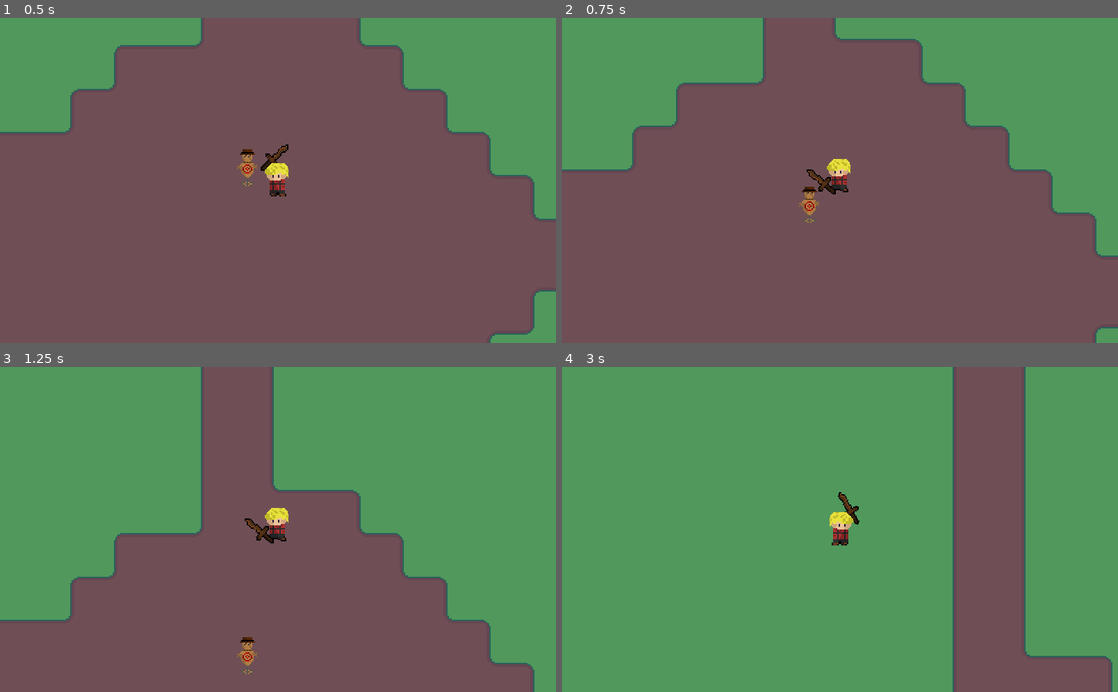
Above: before the commit, frames 1-4 (two rows, left to right).
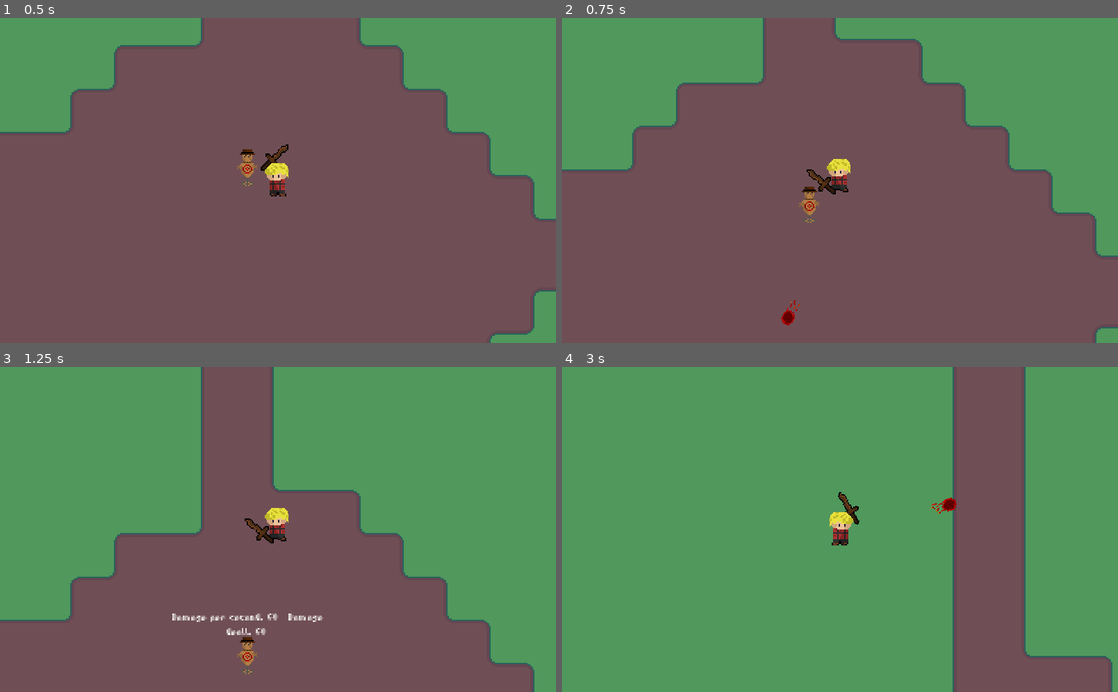
Above: after the commit, the same moments.

Repository: TheNesko/Call_Of_Prime
Game: Godot game, scene res://Bin/WorldScenes/GrassLand.tscn
Same seed, same stepped clock (60 frames per second), same inputs: the game is played once before the commit and once after it.
Inputs (mouse positions are in pixels of both pictures, inside the frame that each line leads up to):
- Up to frame 1 (0.5 s): no input
- Up to frame 2 (0.75 s): tap Enter at 0.5 s; move the mouse to (812, 245) at 0.52 s; hold W (Up) from 0.53 s (still down); hold Q from 0.53 s (still down)
- Up to frame 3 (1.25 s): keep holding W (Up); keep holding Q; tap E at 0.8 s
- Up to frame 4 (3 s): move the mouse to (1006, 578) at 1.27 s; release Q at 1.28 s; tap E at 1.35 s; tap Q at 1.55, 2.85 s; move the mouse to (673, 480) at 2.02 s; release W (Up) at 2.03 s; hold E 2.03-2.78 s; hold A (Left) from 2.03 s (still down); click (673, 480) at 2.1 s; move the mouse to (867, 529) at 2.77 s

Frame 1 is identical in both runs. In frame 2, 0.1% of the frame differs, in the area x 39-43%, y 86-95%; in frame 3, 0.4%, in the area x 31-59%, y 75-83%; in frame 4, 0.1%.

Commit message:
Abilities added

Diff:
--- /dev/null
+++ b/Bin/Scenes/Abilites/CastProjectile.tscn
@@ -0,0 +1,28 @@
+[gd_scene load_steps=4 format=2]
+
+[ext_resource path="res://Bin/Scripts/Abilites/CastProjectile.gd" type="Script" id=1]
+
+[sub_resource type="RectangleShape2D" id=2]
+extents = Vector2( 8, 10 )
+
+[sub_resource type="RectangleShape2D" id=1]
+extents = Vector2( 8, 4 )
+
+[node name="Projectile" type="KinematicBody2D"]
+collision_layer = 512
+collision_mask = 0
+script = ExtResource( 1 )
+
+[node name="Collision" type="CollisionShape2D" parent="."]
+shape = SubResource( 2 )
+
+[node name="HurtBox" type="Area2D" parent="."]
+collision_layer = 4
+collision_mask = 64
+
+[node name="Collision" type="CollisionShape2D" parent="HurtBox"]
+shape = SubResource( 1 )
+
+[node name="Sprite" type="AnimatedSprite" parent="."]
+
+[connection signal="area_entered" from="HurtBox" to="." method="_on_HurtBox"]
--- /dev/null
+++ b/Bin/Scenes/Abilites/FireballProjectile.tres
@@ -0,0 +1,27 @@
+[gd_resource type="SpriteFrames" load_steps=6 format=2]
+
+[ext_resource path="res://Bin/Textures/fireball.png" type="Texture" id=1]
+
+[sub_resource type="AtlasTexture" id=3]
+atlas = ExtResource( 1 )
+region = Rect2( 0, 0, 32, 32 )
+
+[sub_resource type="AtlasTexture" id=4]
+atlas = ExtResource( 1 )
+region = Rect2( 32, 0, 32, 32 )
+
+[sub_resource type="AtlasTexture" id=5]
+atlas = ExtResource( 1 )
+region = Rect2( 64, 0, 32, 32 )
+
+[sub_resource type="AtlasTexture" id=6]
+atlas = ExtResource( 1 )
+region = Rect2( 96, 0, 32, 32 )
+
+[resource]
+animations = [ {
+"frames": [ SubResource( 3 ), SubResource( 4 ), SubResource( 5 ), SubResource( 6 ) ],
+"loop": true,
+"name": "default",
+"speed": 6.0
+} ]
--- /dev/null
+++ b/Bin/Scenes/Effects/ExplosionEffect.tscn
@@ -0,0 +1,36 @@
+[gd_scene load_steps=9 format=2]
+
+[ext_resource path="res://Bin/Textures/giga_wybuche-0002.png" type="Texture" id=1]
+[ext_resource path="res://Bin/Scripts/Explosionscript.gd" type="Script" id=2]
+
+[sub_resource type="AtlasTexture" id=1]
+atlas = ExtResource( 1 )
+region = Rect2( 0, 0, 32, 32 )
+
+[sub_resource type="AtlasTexture" id=2]
+atlas = ExtResource( 1 )
+region = Rect2( 32, 0, 32, 32 )
+
+[sub_resource type="AtlasTexture" id=3]
+atlas = ExtResource( 1 )
+region = Rect2( 64, 0, 32, 32 )
+
+[sub_resource type="AtlasTexture" id=4]
+atlas = ExtResource( 1 )
+region = Rect2( 96, 0, 32, 32 )
+
+[sub_resource type="AtlasTexture" id=5]
+atlas = ExtResource( 1 )
+region = Rect2( 128, 0, 32, 32 )
+
+[sub_resource type="SpriteFrames" id=6]
+animations = [ {
+"frames": [ SubResource( 1 ), SubResource( 2 ), SubResource( 3 ), SubResource( 4 ), SubResource( 5 ) ],
+"loop": false,
+"name": "default",
+"speed": 15.0
+} ]
+
+[node name="ExplosionEffect" type="AnimatedSprite"]
+frames = SubResource( 6 )
+script = ExtResource( 2 )
--- a/Bin/Scenes/Player.tscn
+++ b/Bin/Scenes/Player.tscn
@@ -1,11 +1,14 @@
-[gd_scene load_steps=16 format=2]
+[gd_scene load_steps=19 format=2]
 
 [ext_resource path="res://Bin/Scripts/PlayerController.gd" type="Script" id=1]
 [ext_resource path="res://Bin/Textures/Player/postacanimacja-sheet.png" type="Texture" id=2]
 [ext_resource path="res://Bin/Scripts/StateMachine.gd" type="Script" id=3]
 [ext_resource path="res://Bin/Textures/drewnianymiecz.png" type="Texture" id=4]
 [ext_resource path="res://Bin/Scripts/WeaponPosition.gd" type="Script" id=5]
-[ext_resource path="res://Bin/Scenes/PlayerStats.gd" type="Script" id=6]
+[ext_resource path="res://Bin/Scripts/PlayerStats.gd" type="Script" id=6]
+[ext_resource path="res://Bin/Scripts/Abilites/CastAbility.gd" type="Script" id=7]
+[ext_resource path="res://Bin/Scripts/Abilites/Boulder.tres" type="Resource" id=8]
+[ext_resource path="res://Bin/Scripts/Abilites/FireBallData.tres" type="Resource" id=9]
 
 [sub_resource type="RectangleShape2D" id=24]
 extents = Vector2( 7.5, 12.5 )
@@ -137,4 +140,20 @@
 "_edit_lock_": true
 }
 
+[node name="Abilities" type="Node" parent="."]
+
+[node name="CastAbility" type="Node" parent="Abilities"]
+script = ExtResource( 7 )
+AbilityData = ExtResource( 9 )
+
+[node name="CooldownTimer" type="Timer" parent="Abilities/CastAbility"]
+one_shot = true
+
+[node name="CastAbility2" type="Node" parent="Abilities"]
+script = ExtResource( 7 )
+AbilityData = ExtResource( 8 )
+
+[node name="CooldownTimer" type="Timer" parent="Abilities/CastAbility2"]
+one_shot = true
+
 [connection signal="area_entered" from="YSort/WeaponPosition/HurtBox" to="." method="_on_HurtBox"]
--- /dev/null
+++ b/Bin/Scripts/Abilites/Boulder.tres
@@ -0,0 +1,13 @@
+[gd_resource type="Resource" load_steps=3 format=2]
+
+[ext_resource path="res://Bin/Scripts/Abilites/CastAbilityData.gd" type="Script" id=1]
+[ext_resource path="res://Bin/Scenes/Abilites/FireballProjectile.tres" type="SpriteFrames" id=2]
+
+[resource]
+script = ExtResource( 1 )
+AbilityName = "Boulder"
+Damage = 60.0
+ProjectileSpeed = 100.0
+Cooldown = 5.0
+TravelTime = 3.0
+texture = ExtResource( 2 )
--- /dev/null
+++ b/Bin/Scripts/Abilites/CastAbility.gd
@@ -0,0 +1,31 @@
+extends Node
+
+var AbilityName = "null"
+onready var root = get_parent().get_parent().get_parent()
+onready var Player = get_parent().get_parent()
+export (Resource) var AbilityData = null
+onready var Projectile = load("res://Bin/Scenes/Abilites/CastProjectile.tscn")
+onready var CooldownTimer = $CooldownTimer
+
+func _ready():
+	if AbilityData == null: return
+	if AbilityData.AbilityName == "null": return
+	else: AbilityName = AbilityData.AbilityName
+
+
+func _Cast():
+	if AbilityData == null: return
+	if AbilityData.texture == null: return
+	var ProjectileCopy = Projectile.instance()
+	ProjectileCopy.Speed = AbilityData.ProjectileSpeed
+	ProjectileCopy.Damage = AbilityData.Damage
+	ProjectileCopy.TravelTime = AbilityData.TravelTime
+	root.add_child(ProjectileCopy)
+	ProjectileCopy.rotation = Player.WeaponPosition.rotation
+	ProjectileCopy.position = Player.WeaponPosition.global_position
+	ProjectileCopy.find_node("Sprite").frames = AbilityData.texture
+	_Start_Cooldown(AbilityData.Cooldown)
+
+func _Start_Cooldown(CooldownTime:float):
+	if CooldownTimer.is_stopped():
+		CooldownTimer.start(CooldownTime)
--- /dev/null
+++ b/Bin/Scripts/Abilites/CastAbilityData.gd
@@ -0,0 +1,11 @@
+extends Resource
+class_name CastAbilityData
+
+export (String) var AbilityName = "null"
+export (float) var Damage = null
+export (float) var ProjectileSpeed = null
+export (float) var Cooldown = null
+export (float) var TravelTime = null
+export (SpriteFrames) var texture = null
+export (PackedScene) var CastExplosion = null
+export (PackedScene) var CastEffect = null
--- /dev/null
+++ b/Bin/Scripts/Abilites/CastProjectile.gd
@@ -0,0 +1,29 @@
+extends KinematicBody2D
+
+var Speed = 100
+var Damage = 0.00
+var Velocity = Vector2.UP
+var TravelTime = 1
+onready var ExplosionEffect = preload("res://Bin/Scenes/Effects/ExplosionEffect.tscn")
+
+func _ready():
+	$Sprite.playing = true
+	yield(get_tree().create_timer(TravelTime),"timeout")
+	_Destroy()
+
+func _physics_process(delta):
+	move_and_slide(Velocity.rotated(rotation)*Speed)
+
+
+func _on_HurtBox(area):
+	if area.get_parent().has_method("_Take_Damage"):
+		area.get_parent()._Take_Damage(Damage)
+		#APPLY EFFECTS IF ABLE
+		#====================
+		_Destroy()
+
+func _Destroy():
+	var EffectCopy = ExplosionEffect.instance()
+	get_parent().add_child(EffectCopy)
+	EffectCopy.position = position
+	queue_free()
--- /dev/null
+++ b/Bin/Scripts/Abilites/FireBallData.tres
@@ -0,0 +1,13 @@
+[gd_resource type="Resource" load_steps=3 format=2]
+
+[ext_resource path="res://Bin/Scripts/Abilites/CastAbilityData.gd" type="Script" id=1]
+[ext_resource path="res://Bin/Scenes/Abilites/FireballProjectile.tres" type="SpriteFrames" id=2]
+
+[resource]
+script = ExtResource( 1 )
+AbilityName = "Fireball"
+Damage = 30.0
+ProjectileSpeed = 350.0
+Cooldown = 2.0
+TravelTime = 0.7
+texture = ExtResource( 2 )
--- /dev/null
+++ b/Bin/Scripts/Explosionscript.gd
@@ -0,0 +1,10 @@
+extends AnimatedSprite
+
+var EffectAnimation : SpriteFrames = null
+
+func _ready():
+	if EffectAnimation != null:
+		frames = EffectAnimation
+	playing = true
+	yield(get_tree().create_timer(0.3),"timeout")
+	queue_free()
--- a/Bin/Scripts/PlayerController.gd
+++ b/Bin/Scripts/PlayerController.gd
@@ -6,6 +6,10 @@
 
 
 func _input(_event):
+	if Input.is_key_pressed(KEY_Q):
+		_Use_Ablility("Fireball")
+	if Input.is_key_pressed(KEY_E):
+		_Use_Ablility("Boulder")
 	if Input.is_key_pressed(KEY_SHIFT):
 		Stats.Speed = 300
 	else:
@@ -51,6 +55,7 @@
 
 
 onready var Slash = preload("res://Bin/Scenes/Slash.tscn")
+onready var WeaponPosition = $YSort/WeaponPosition
 onready var HurtBox = $YSort/WeaponPosition/HurtBox
 onready var HurtBoxCollision = $YSort/WeaponPosition/HurtBox/Collision
 onready var RotationManager = $YSort/WeaponPosition/RotationManager
@@ -85,3 +90,9 @@
 
 func _on_HurtBox(area):
 	area.get_parent()._Take_Damage(Stats.Damage)
+
+func _Use_Ablility(AbilityName:String):
+	for x in $Abilities.get_children():
+		if x.AbilityName == AbilityName:
+			if x.CooldownTimer.is_stopped():
+				x._Cast()
--- a/project.godot
+++ b/project.godot
@@ -9,12 +9,18 @@
 config_version=4
 
 _global_script_classes=[ {
+"base": "Resource",
+"class": "CastAbilityData",
+"language": "GDScript",
+"path": "res://Bin/Scripts/Abilites/CastAbilityData.gd"
+}, {
 "base": "",
 "class": "GitAPI",
 "language": "NativeScript",
 "path": "res://addons/godot-git-plugin/git_api.gdns"
 } ]
 _global_script_class_icons={
+"CastAbilityData": "",
 "GitAPI": ""
 }
 
@@ -126,6 +132,7 @@
 2d_physics/layer_5="Enemy"
 2d_physics/layer_6="EnemyHurtBox"
 2d_physics/layer_7="EnemyHitBox"
+2d_physics/layer_10="Projectiles"
 
 [physics]
 
Renamed: Bin/Scenes/PlayerStats.gd -> Bin/Scripts/PlayerStats.gd
Binary file added: Bin/Textures/AspriteFiles/slash.aseprite
Binary file added: Bin/Textures/fireball.png
Not shown, added: Bin/Textures/fireball.png.import
Binary file added: Bin/Textures/giga_wybuche-0002.png
Not shown, added: Bin/Textures/giga_wybuche-0002.png.import
